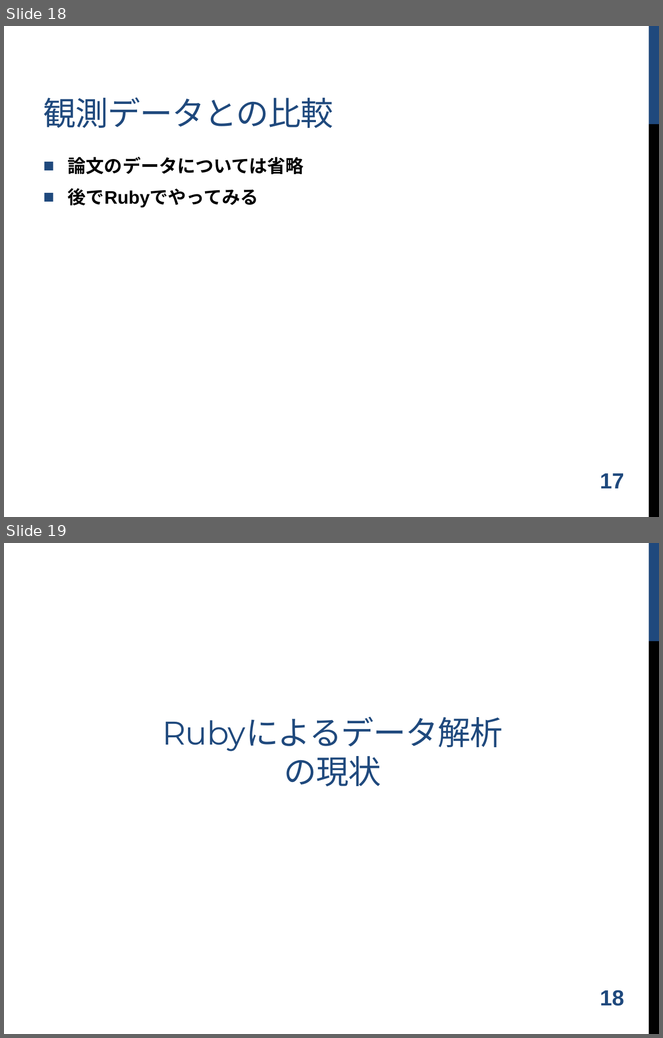
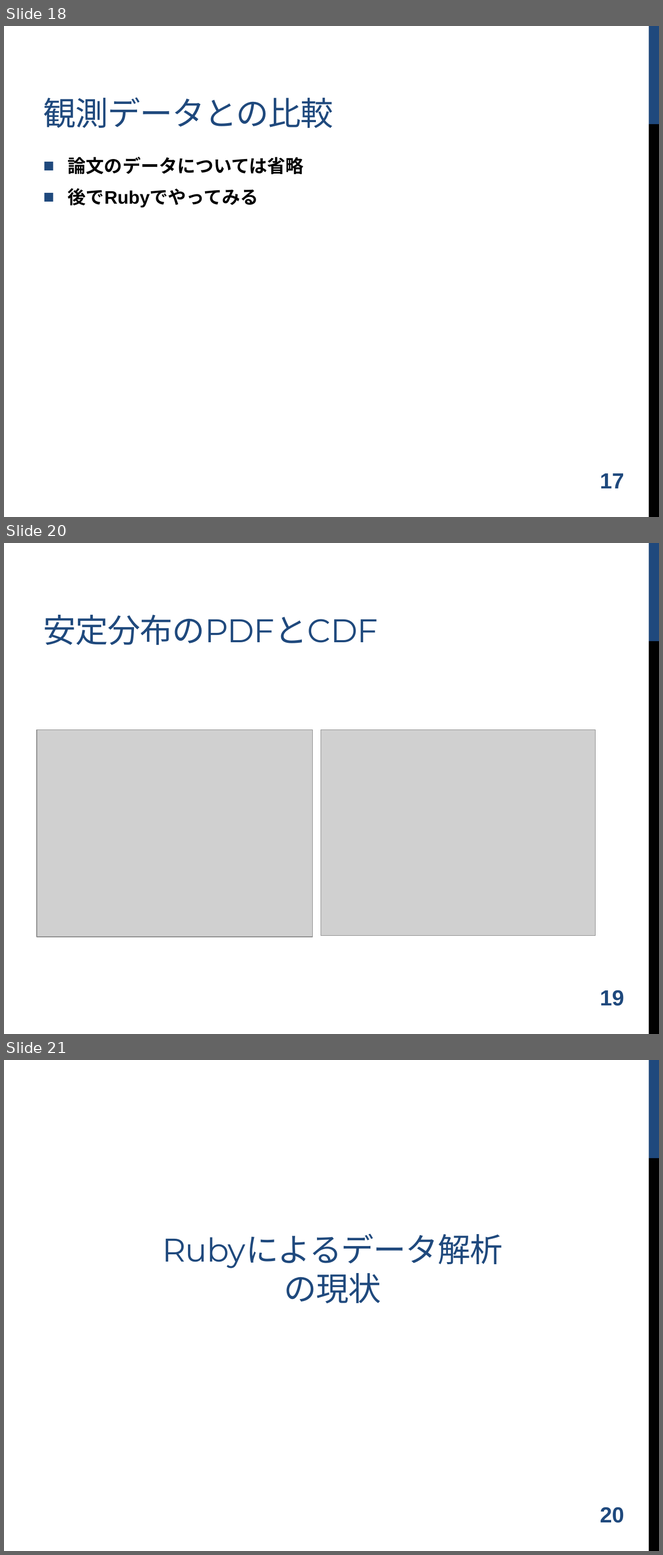
Before and after one commit to shugo/DCW2016, a slide deck: ruby_data_analysis.pptx. Shown one above the other, each under a label of ours: slides 18 and 19 before the commit, slides 18, 20 and 21 after it; the slides between them are not shown. The pictures are 663x1038 and 663x1555 pixels, drawn with LibreOffice and Linux fonts; fonts in the diff are those of the drawing; grey boxes stand for pictures; background and template pictures are left out. Boxes give left, top, right and bottom in pixels: in the first picture for what was removed or moved away, otherwise in the second. Text is boxed around its words. In the diff, an @@ line names an element or a change of style, - is before the commit and + after.

```diff
--- a/ruby_data_analysis.pptx
+++ b/ruby_data_analysis.pptx
@@ slide 20 added at [4, 543, 659, 1034], background #FFFFFF; not listed: 2 template elements that a slide beside it also shows @@
@@ title added at [44, 615, 378, 645], 36 pt, text #1F497D @@
+安定分布のPDFとCDF
@@ picture added at [37, 730, 312, 938] @@
@@ picture added at [321, 730, 596, 936] @@
@@ page number added at [600, 990, 624, 1006], 24 pt, text #1F497D, bold @@
+19
@@ what was slide 19 is now slide 21 @@
@@ page number at [600, 1507, 624, 1523]: text changed @@
-18
+20
```
Also in this commit, not shown: 4 slides changed, 4 other slides added, 2 slides removed.
